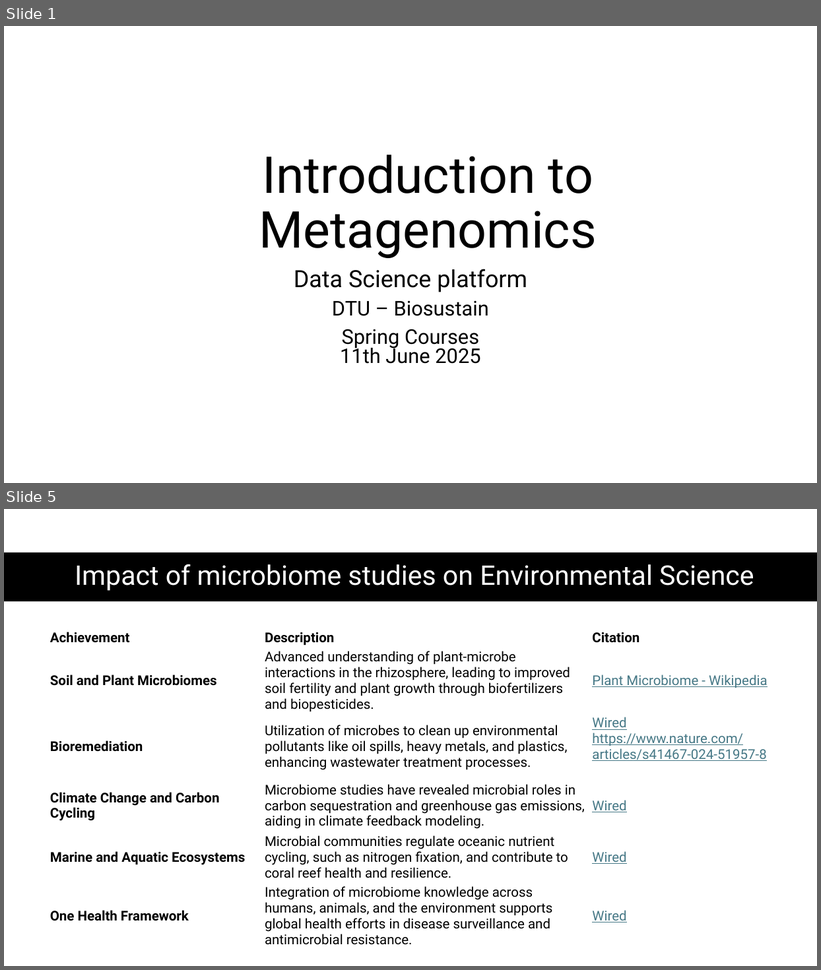
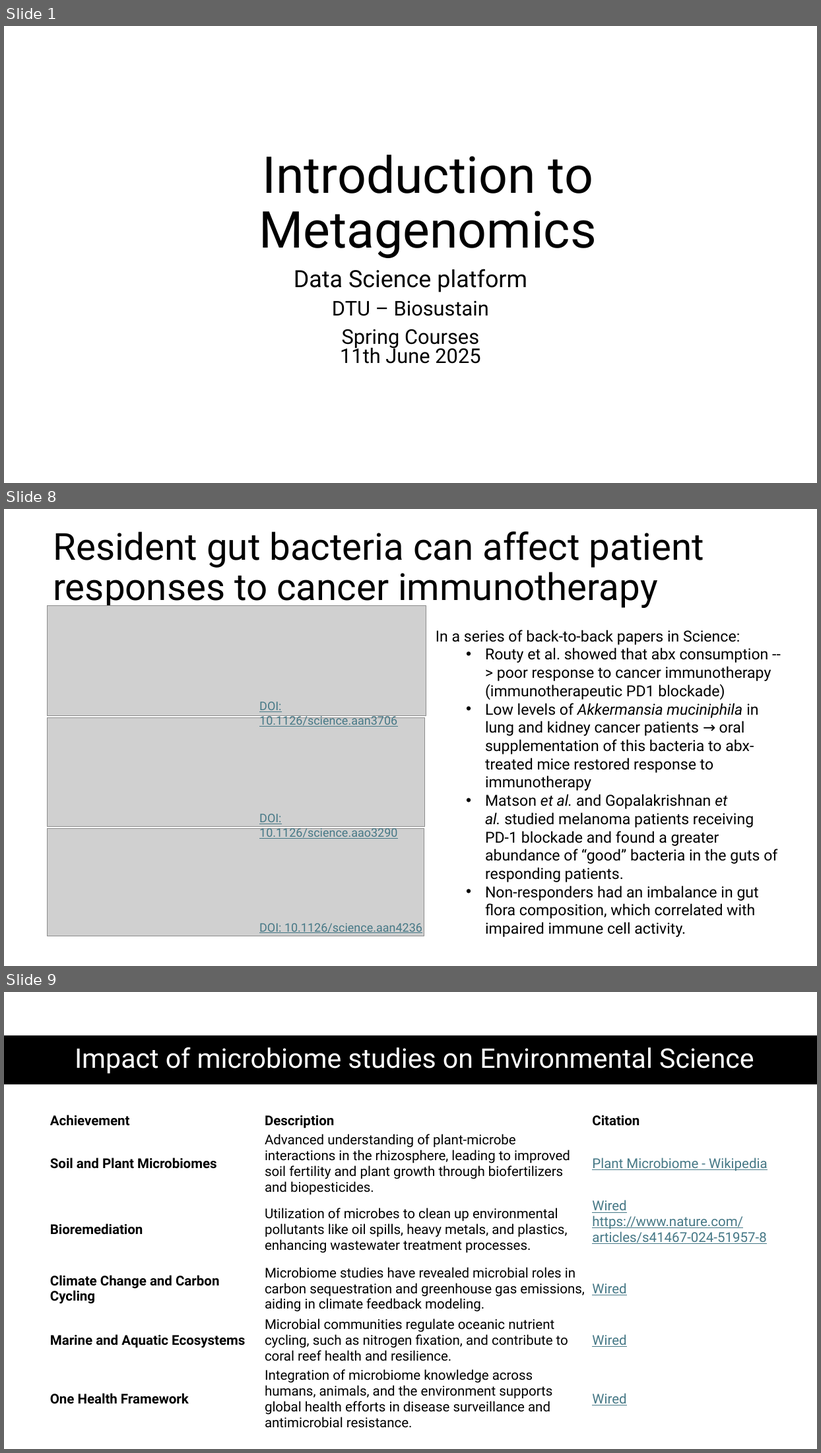
Before and after one commit to biosustain/dsp_metagenomics_training, a slide deck: course_contents/IntroMetagenomics.pptx. Shown one above the other, each under a label of ours: slides 1 and 5 before the commit, slides 1, 8 and 9 after it; the slides between them are not shown. The pictures are 821x970 and 821x1453 pixels, drawn with LibreOffice and Linux fonts; fonts in the diff are those of the drawing; grey boxes stand for pictures. Boxes give left, top, right and bottom in pixels: in the first picture for what was removed or moved away, otherwise in the second. Text is boxed around its words. In the diff, an @@ line names an element or a change of style, - is before the commit and + after.

```diff
--- a/course_contents/IntroMetagenomics.pptx
+++ b/course_contents/IntroMetagenomics.pptx
@@ slide 8 added at bbox=[4, 509, 817, 966], background #FFFFFF @@
@@ title added at bbox=[53, 531, 704, 609], 44 pt, text #000000 @@
+Resident gut bacteria can affect patient responses to cancer immunotherapy
@@ picture added at bbox=[47, 605, 426, 716] @@
@@ text added at bbox=[436, 630, 778, 937], 18 pt, text #000000 @@
+In a series of back-to-back papers in Science:
+  • Routy et al. showed that abx consumption --> poor response to cancer immunotherapy (immunotherapeutic PD1 blockade)
+  • Low levels of Akkermansia muciniphila in lung and kidney cancer patients → oral supplementation of this bacteria to abx-treated mice restored response to immunotherapy
+  • Matson et al. and Gopalakrishnan et al. studied melanoma patients receiving PD-1 blockade and found a greater abundance of “good” bacteria in the guts of responding patients.
+  • Non-responders had an imbalance in gut flora composition, which correlated with impaired immune cell activity.
@@ text added at bbox=[259, 702, 397, 727], 14 pt, text #467886, underline @@
+DOI: 10.1126/science.aan3706
@@ picture added at bbox=[47, 718, 425, 827] @@
@@ text added at bbox=[259, 814, 397, 839], 14 pt, text #467886, underline @@
+DOI: 10.1126/science.aao3290
@@ picture added at bbox=[47, 828, 424, 936] @@
@@ text added at bbox=[259, 923, 422, 933], 14 pt, text #467886, underline @@
+DOI: 10.1126/science.aan4236
@@ what was slide 5 is now slide 9 @@
```
Also in this commit, not shown: 7 other slides added, 3 slides removed.
